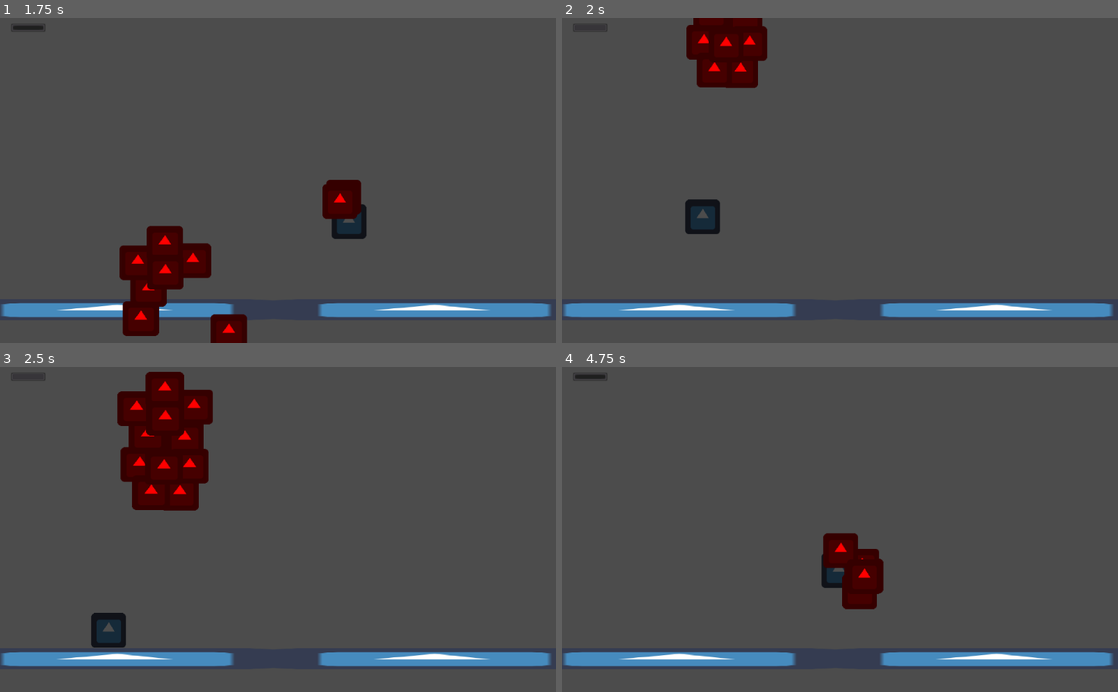
Above: before the commit, frames 1-4 (two rows, left to right).
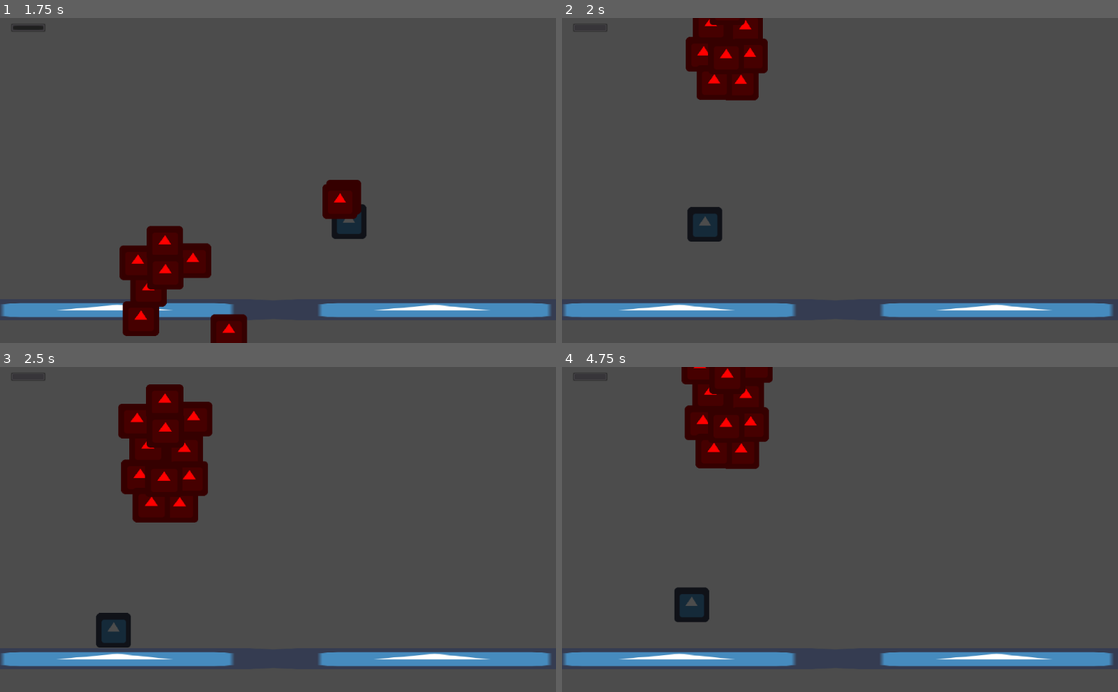
Above: after the commit, the same moments.

Repository: uspgamedev/welcome-to-your-mind
Game: Godot game, scene res://Stages/TestLevel.tscn
Two runs of this game, one before a commit and one after it. Both use one fixed random seed, a clock stepped at 60 frames per second and the inputs below. The engine's default icon, where the game draws it, is replaced by a stand-in: a white triangle on a blue panel in a dark square. Sound files missing from this copy of the repository are replaced by a short silence.
Inputs:
- Up to frame 1 (1.75 s): hold Right (ui_right) from 0.53 s (still down); tap Up (ui_up) at 0.77, 1.52 s
- Up to frame 2 (2 s): keep holding Right (ui_right)
- Up to frame 3 (2.5 s): release Right (ui_right) at 2.03 s; hold Left (ui_left) from 2.03 s (still down)
- Up to frame 4 (4.75 s): release Left (ui_left) at 2.78 s; hold Right (ui_right) 2.78-4.28 s; tap Up (ui_up) at 3.02, 3.77, 4.52 s; hold Left (ui_left) from 4.28 s (still down)

Frame 1 is identical in both runs. In frame 2, 1.7% of the frame differs, in the area x 22-37%, y 0-69%; in frame 3, 2.8%; in frame 4, 7.0%, in the area x 2-58%, y 0-79%.

Commit message:
Fixed DeathTimer reseting when shaking off any Trigger

Diff:
--- a/Player/Player.gd
+++ b/Player/Player.gd
@@ -14,7 +14,6 @@
 var shake_counter = 0
 var triggers = []
 
-onready var timer = get_node("DeathTimer")
 onready var timerbar = get_node("CanvasLayer/ProgressBar")
 
 func ready():
@@ -33,6 +32,7 @@
 		velocity.y = -JUMP_POWER
 
 func _process(delta):
+	var timer = $DeathTimer
 	if not timer.is_stopped():
 		timerbar.value = timer.wait_time - timer.time_left
 
@@ -69,7 +69,7 @@
 func free_trigger():
 	shake_counter = 0
 	if triggers.empty():
-		timer.stop()
+		$DeathTimer.stop()
 		timerbar.value = 0
 		return
 	var trig = triggers.pop_back()
@@ -81,7 +81,8 @@
 	trigger.set_position(pos)
 	add_child(trigger)
 	triggers.append(trigger)
-	timer.start()
+	if $DeathTimer.is_stopped():
+		$DeathTimer.start()
 
 func die():
     get_tree().change_scene("res://Stages/TestLevel.tscn")
